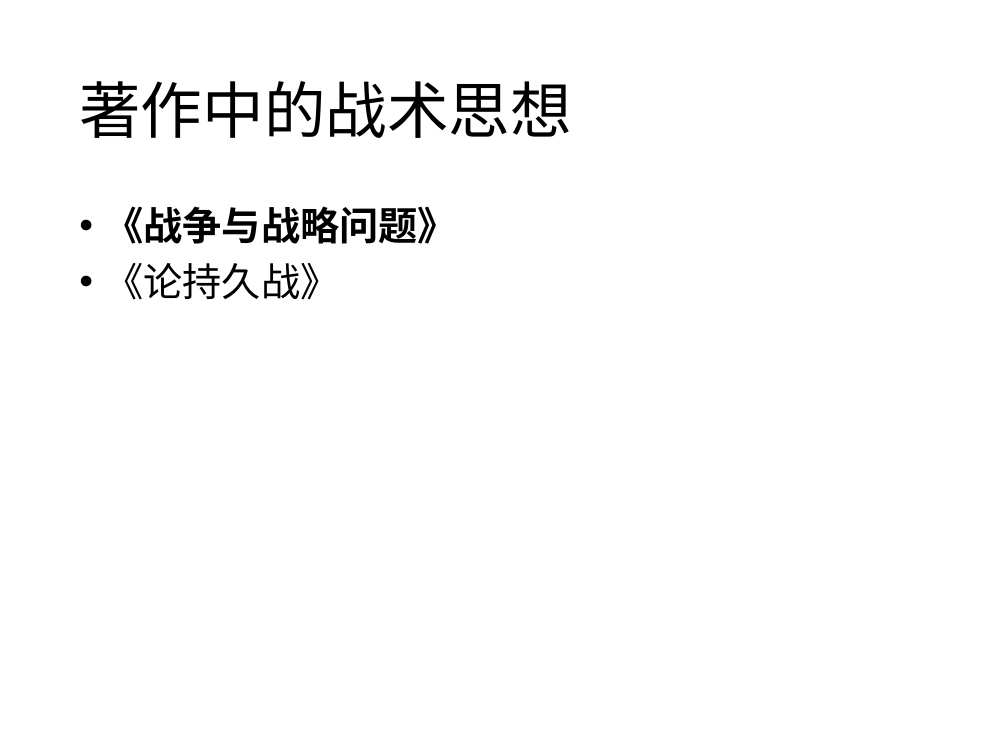
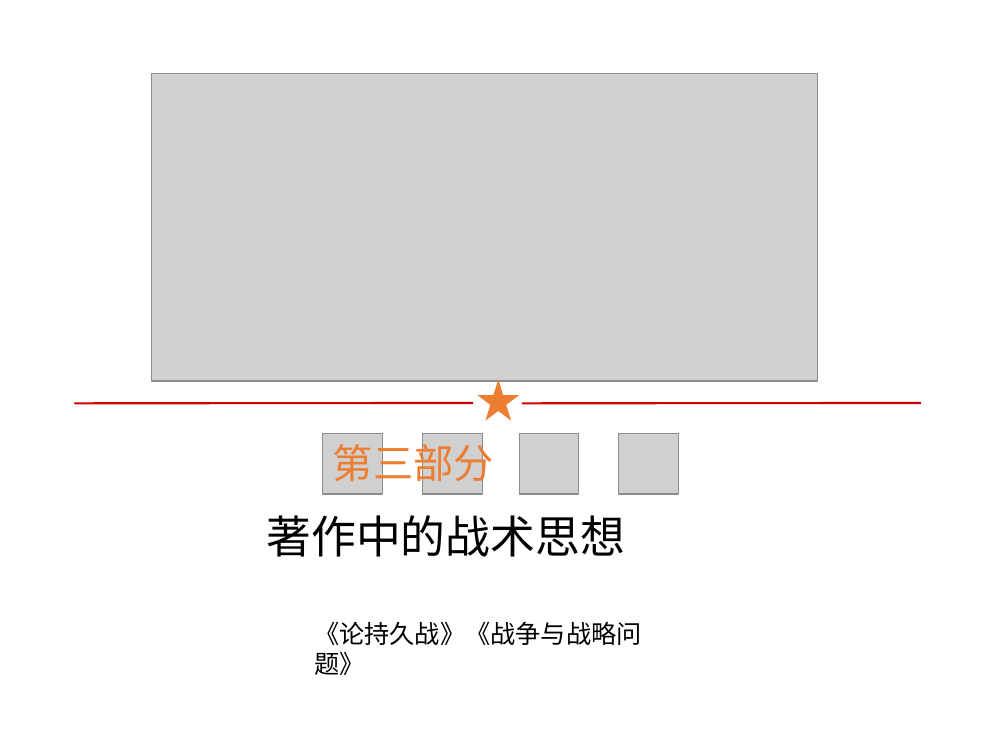
Before and after one commit to 117503445/history-ppt, a slide deck: slide 13 of 近代史张都铭小组.pptx (slide 6 before the commit). Drawn at 1008x756 pixels with LibreOffice and Linux fonts; fonts in the diff are those of the drawing; grey boxes stand for pictures; background and template pictures are left out. Boxes give left, top, right and bottom in pixels: in the first picture for what was removed or moved away, otherwise in the second. Text is boxed around its words. In the diff, an @@ line names an element or a change of style, - is before the commit and + after.

```diff
--- a/近代史张都铭小组.pptx
+++ b/近代史张都铭小组.pptx
@@ picture added at (x1=151, y1=74, x2=817, y2=381) @@
@@ text removed at (x1=105, y1=206, x2=457, y2=300) @@
-• 《战争与战略问题》
-• 《论持久战》
@@ star added at (x1=478, y1=379, x2=519, y2=420), fill #ED7D31 @@
@@ line added from (473, 403) to (75, 403), #CC0000 1.5 pt @@
@@ line added from (921, 403) to (522, 403), #CC0000 1.5 pt @@
@@ picture added at (x1=323, y1=434, x2=382, y2=495) @@
@@ text added at (x1=333, y1=437, x2=494, y2=489), 28.8 pt, text #ED7D31 @@
+第三部分
@@ picture added at (x1=423, y1=434, x2=483, y2=495) @@
@@ picture added at (x1=519, y1=434, x2=579, y2=495) @@
@@ picture added at (x1=619, y1=434, x2=678, y2=495) @@
@@ text "著作中的战术思想" moved from (x1=79, y1=81, x2=572, y2=138) to (x1=267, y1=515, x2=626, y2=557) @@
@@ text "著作中的战术思想" at (x1=267, y1=515, x2=626, y2=557): size 44 to 32 pt, font Noto Sans CJK SC to Noto Sans CJK JP; alignment left to justified; line spacing 0.9 to 1; vertical alignment middle to top @@
@@ text added at (x1=314, y1=622, x2=642, y2=675), 18 pt, text #000000 @@
+《论持久战》《战争与战略问题》
```
Also in this commit, not shown: 13 other slides changed, 12 slides added, 2 other files.
